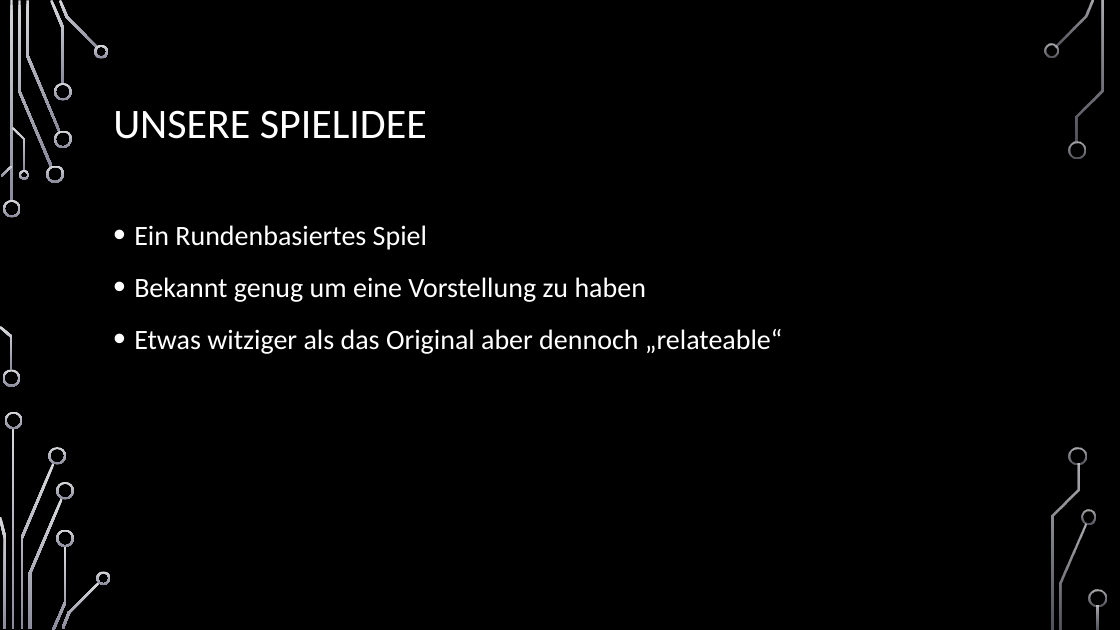
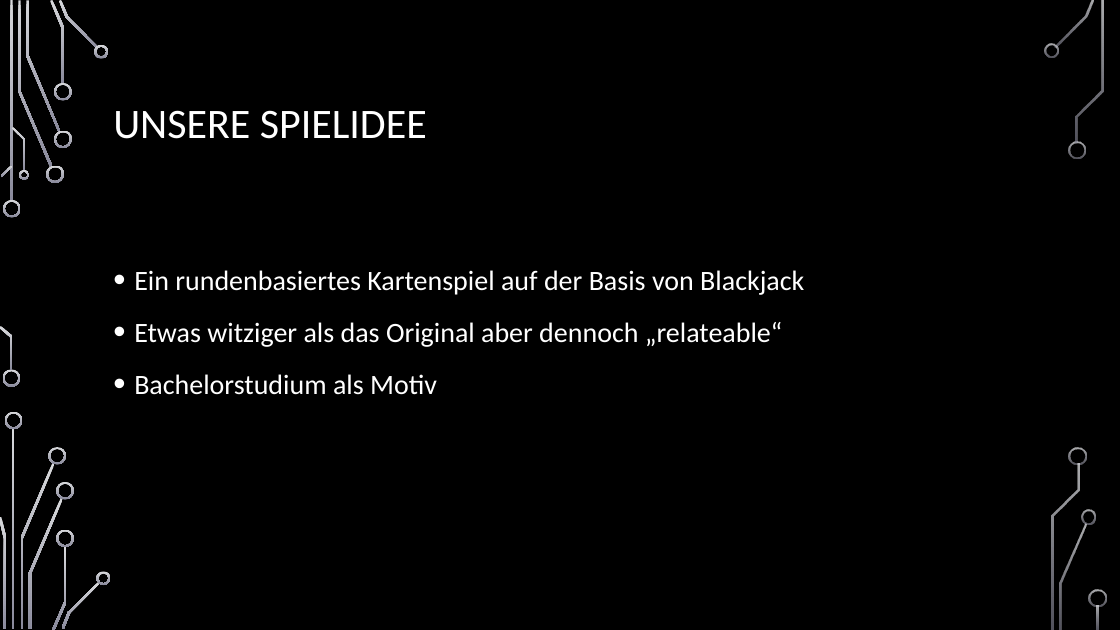
Before and after one commit to jnussbaum/TheBachelorsChaseGame, a slide deck: slide 4 of documents/Meilensteine/Meilenstein I/Meilenstein_1_Präsentation.pptx (slide 3 before the commit). Drawn at 1120x630 pixels with LibreOffice and Linux fonts; fonts in the diff are those of the drawing; background and template pictures are left out. Boxes give left, top, right and bottom in pixels: in the first picture for what was removed or moved away, otherwise in the second. Text is boxed around its words. In the diff, an @@ line names an element or a change of style, - is before the commit and + after.

```diff
--- a/documents/Meilensteine/Meilenstein I/Meilenstein_1_Präsentation.pptx
+++ b/documents/Meilensteine/Meilenstein I/Meilenstein_1_Präsentation.pptx
@@ text at <box>134,270,804,295</box>: text changed @@
-• Ein Rundenbasiertes Spiel
-• Bekannt genug um eine Vorstellung zu haben
+• Ein rundenbasiertes Kartenspiel auf der Basis von Blackjack
@@ text at <box>134,374,437,395</box>: paragraph added @@
+• Bachelorstudium als Motiv
```
Also in this commit, not shown: 3 other slides changed, 6 slides added, 12 slides removed.
